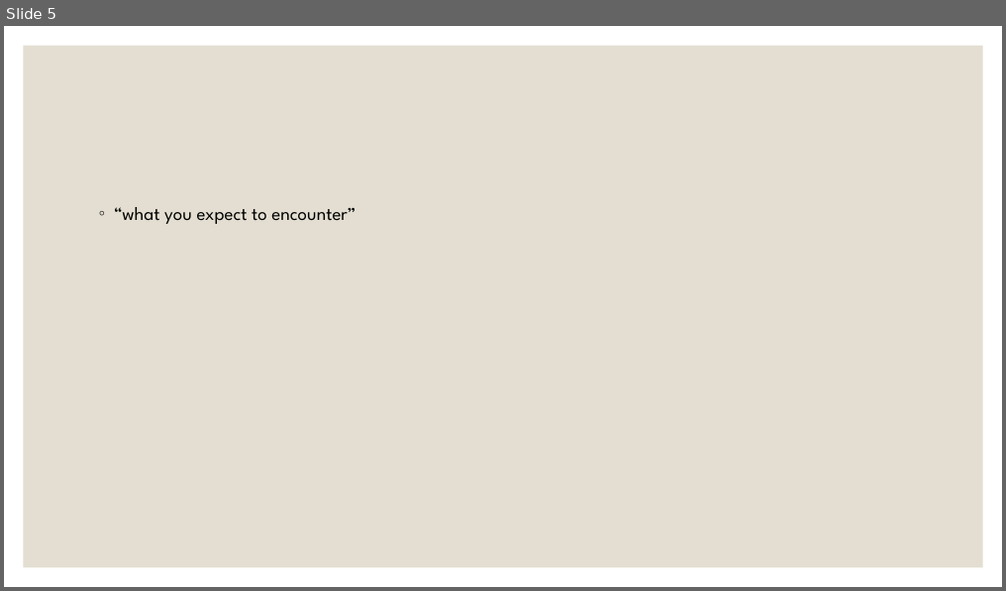
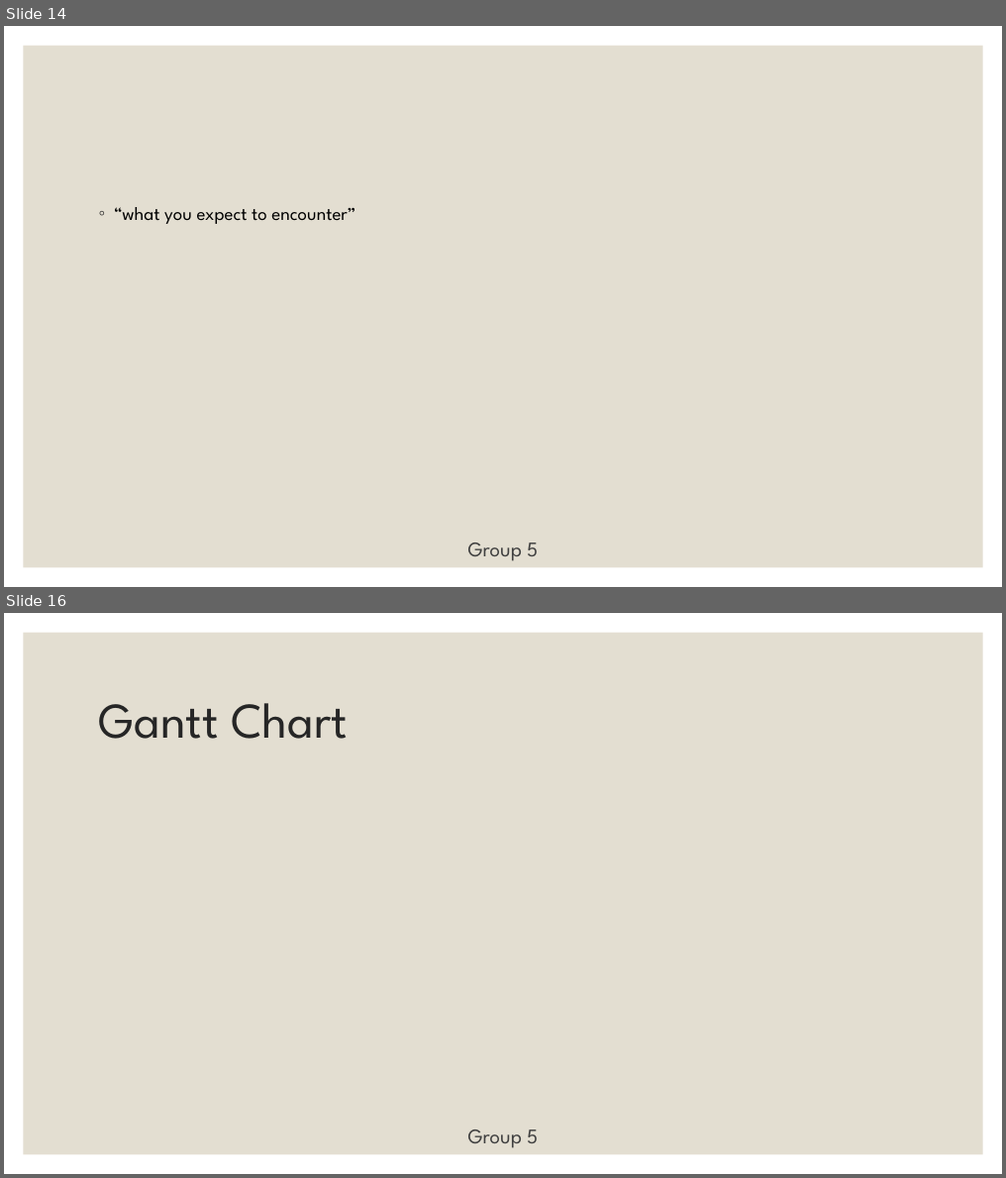
Before and after one commit to rsera/CommunityServiceTracker, a slide deck: Presentation 1.pptx. Shown one above the other, each under a label of ours: slide 5 before the commit, slides 14 and 16 after it; the slides between them are not shown. The pictures are 1006x591 and 1006x1178 pixels, drawn with LibreOffice and Linux fonts; fonts in the diff are those of the drawing. Boxes give left, top, right and bottom in pixels: in the first picture for what was removed or moved away, otherwise in the second. Text is boxed around its words. In the diff, an @@ line names an element or a change of style, - is before the commit and + after.

```diff
--- a/Presentation 1.pptx
+++ b/Presentation 1.pptx
@@ slide 16 added at [4,613,1002,1174], background #FFFFFF; not listed: 1 template element that a slide beside it also shows @@
@@ title added at [99,703,348,739], 48 pt, text #262626 @@
+Gantt Chart
@@ text added at [468,1130,538,1149], 20 pt, text #404040 @@
+Group 5
@@ what was slide 5 is now slide 14 @@
@@ slide 14 changed as well @@
@@ text added at [468,543,538,562], 20 pt, text #404040 @@
+Group 5
```
Also in this commit, not shown: 6 other slides changed, 10 other slides added, 1 slide removed, 2 other files.
